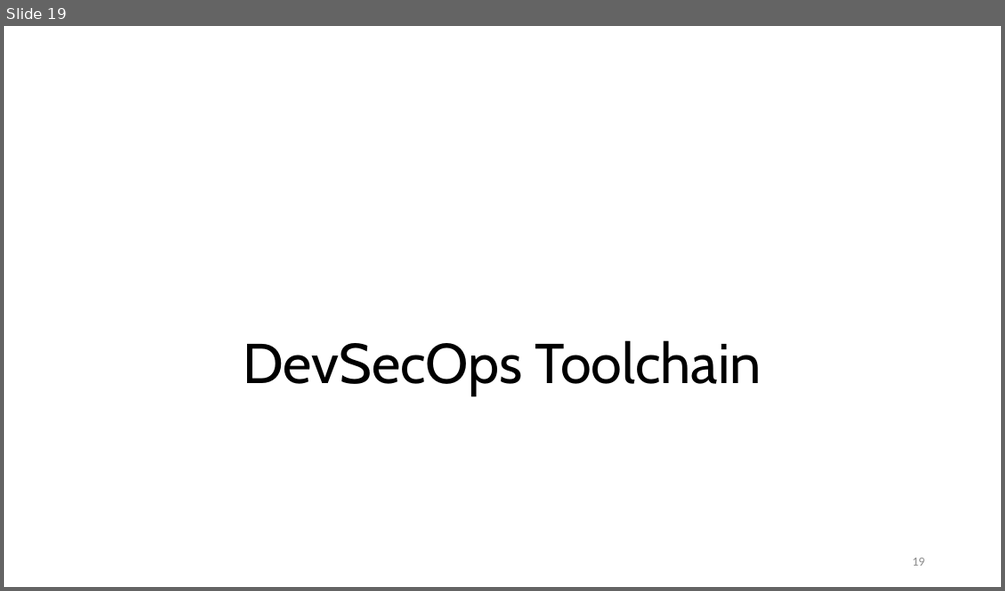
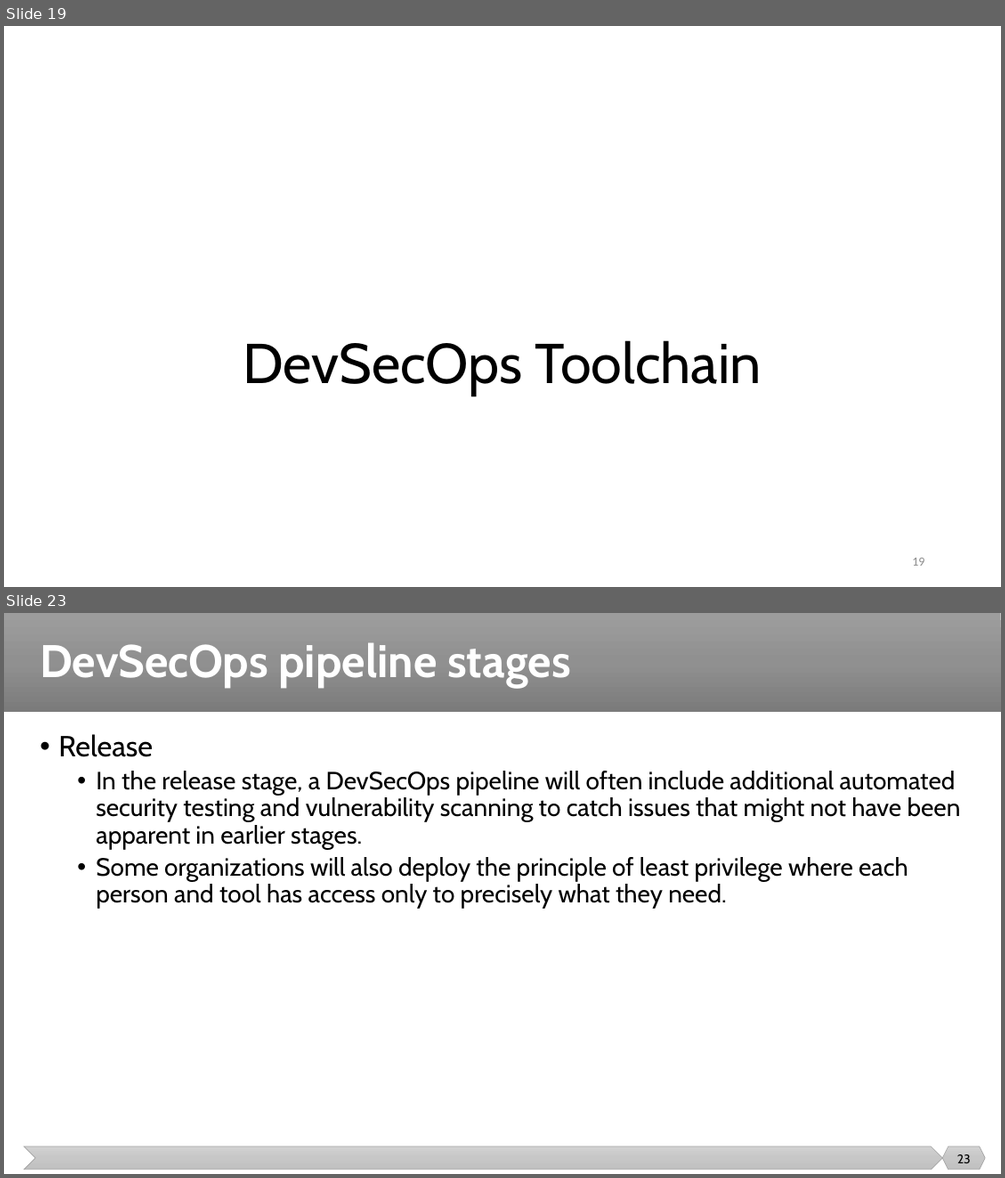
Before and after one commit to malenezi/malenezi, a slide deck: SE489/Lectures/9-DevSecOps/DevSecOps.pptx. Shown one above the other, each under a label of ours: slide 19 before the commit, slides 19 and 23 after it; the slides between them are not shown. The pictures are 1005x591 and 1005x1178 pixels, drawn with LibreOffice and Linux fonts; fonts in the diff are those of the drawing. Boxes give left, top, right and bottom in pixels: in the first picture for what was removed or moved away, otherwise in the second. Text is boxed around its words. In the diff, an @@ line names an element or a change of style, - is before the commit and + after.

```diff
--- a/SE489/Lectures/9-DevSecOps/DevSecOps.pptx
+++ b/SE489/Lectures/9-DevSecOps/DevSecOps.pptx
@@ slide 23 added at (x1=4, y1=613, x2=1001, y2=1174), background #FFFFFF @@
@@ rectangle added at (x1=4, y1=613, x2=1001, y2=712), fill gradient #9D9D9D to #909090 to #7C7C7C @@
@@ title added at (x1=40, y1=642, x2=571, y2=687), 44 pt, text #FFFFFF, bold @@
+DevSecOps pipeline stages
@@ text added at (x1=58, y1=734, x2=961, y2=908), 24 pt, text #000000 @@
+• Release
+  • In the release stage, a DevSecOps pipeline will often include additional automated security testing and vulnerability scanning to catch issues that might not have been apparent in earlier stages.
+  • Some organizations will also deploy the principle of least privilege where each person and tool has access only to precisely what they need.
@@ chevron added at (x1=24, y1=1146, x2=942, y2=1169), fill gradient #D2D2D2 to #C8C8C8 to #C0C0C0, outline #A5A5A5 0.5 pt @@
@@ hexagon added at (x1=942, y1=1146, x2=985, y2=1169), fill gradient #D2D2D2 to #C8C8C8 to #C0C0C0, outline #A5A5A5 0.5 pt @@
@@ page number added at (x1=957, y1=1154, x2=971, y2=1163), 12 pt, text #000000 @@
+23
```
Also in this commit, not shown: 1 slide changed, 11 other slides added, 1 other file.
